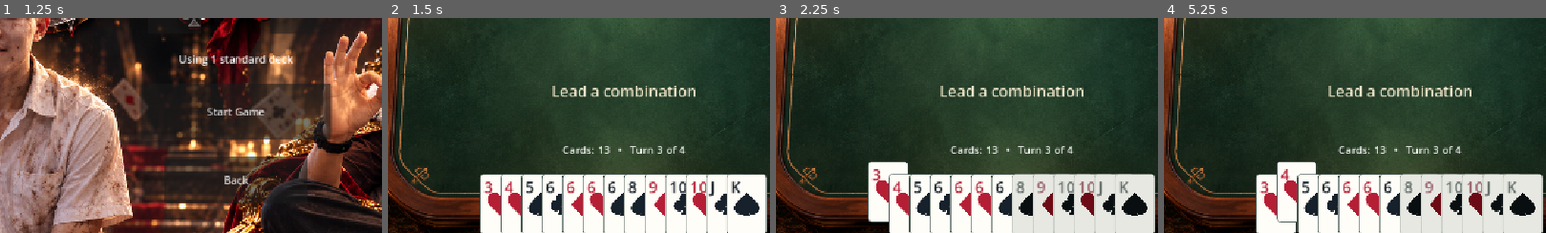
Above: before the commit, frames 1-4 (left to right).
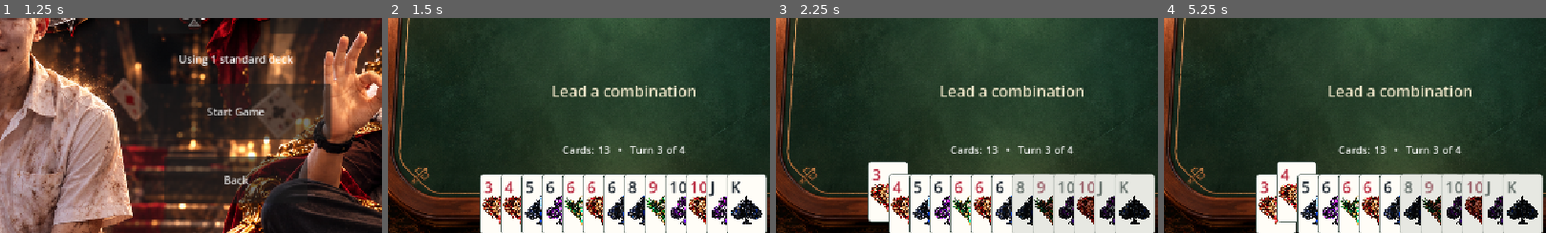
Above: after the commit, the same moments.

Repository: Bankydog/slave-card
Game: Godot game, scene res://scenes/main.tscn
Two runs of this game, one before a commit and one after it. Both use one fixed random seed, a clock stepped at 60 frames per second and the inputs below.
Inputs (mouse positions are % of the whole screen's width and height, from its top left):
- Up to frame 1 (1.25 s): click "Single Player" at 0.5 s
- Up to frame 2 (1.5 s): click "Start Game" at 1.25 s
- Up to frame 3 (2.25 s): click (34, 76) at 2.02 s
- Up to frame 4 (5.25 s): click (34, 73) at 2.77 s; click (34, 76) at 3.52 s; click (34, 73) at 4.27 s; click (36, 76) at 5.02 s
The pictures show only the part of the screen within x 19-69%, y 33-83%; the shares and areas given below are measured in that part.

Frame 1 is identical in both runs. In frame 2, 5.0% of the frame differs, in the area x 24-98%, y 81-97%; in frame 3, 4.5%; in frame 4, 4.5%.

Commit message:
Update card suit assets and presentation

Diff:
--- a/scenes/main.tscn
+++ b/scenes/main.tscn
@@ -8,11 +8,12 @@
 anchors_preset = 15
 anchor_right = 1.0
 anchor_bottom = 1.0
+grow_horizontal = 2
+grow_vertical = 2
 script = ExtResource("1_o5qli")
 
 [node name="TableBackground" type="TextureRect" parent="." unique_id=1715035339]
 visible = false
-z_index = -100
 layout_mode = 0
 anchor_right = 1.0
 anchor_bottom = 1.0
--- a/scripts/ui/card_view.gd
+++ b/scripts/ui/card_view.gd
@@ -11,10 +11,10 @@
 var center_suit: TextureRect
 
 const SUIT_TEXTURES := {
-	"Clubs": preload("res://assets/suits/clubs.svg"),
-	"Diamonds": preload("res://assets/suits/diamonds.svg"),
-	"Hearts": preload("res://assets/suits/hearts.svg"),
-	"Spades": preload("res://assets/suits/spades.svg"),
+	"Clubs": preload("res://assets/suits/clubs.png"),
+	"Diamonds": preload("res://assets/suits/diamonds.png"),
+	"Hearts": preload("res://assets/suits/hearts.png"),
+	"Spades": preload("res://assets/suits/spades.png"),
 }
 
 func setup(card_data: CardData, is_selected: bool = false, compact: bool = false, scale_factor: float = 1.0) -> void:
@@ -59,9 +59,9 @@
 	center_suit.texture = _suit_texture()
 	center_suit.expand_mode = TextureRect.EXPAND_IGNORE_SIZE
 	center_suit.stretch_mode = TextureRect.STRETCH_KEEP_ASPECT_CENTERED
-	var suit_size := Vector2(28.0, 28.0) if compact_view else Vector2(38.0, 38.0)
+	var suit_size := Vector2(40.0, 40.0) if compact_view else Vector2(52.0, 52.0)
 	center_suit.size = suit_size * card_scale_factor
-	center_suit.position = (Vector2(width, height) - center_suit.size) * 0.5
+	center_suit.position = (Vector2(width, height) - center_suit.size) * 0.5 + Vector2(0.0, 6.0 * card_scale_factor)
 	center_suit.mouse_filter = Control.MOUSE_FILTER_IGNORE
 	face_overlay.add_child(center_suit)
 	face_overlay.custom_minimum_size = Vector2(width, height)
Binary file added: assets/suits/clubs.png
Not shown, added: assets/suits/clubs.png.import
Binary file added: assets/suits/diamonds.png
Not shown, added: assets/suits/diamonds.png.import
Binary file added: assets/suits/hearts.png
Not shown, added: assets/suits/hearts.png.import
Binary file added: assets/suits/spades.png
Not shown, added: assets/suits/spades.png.import
